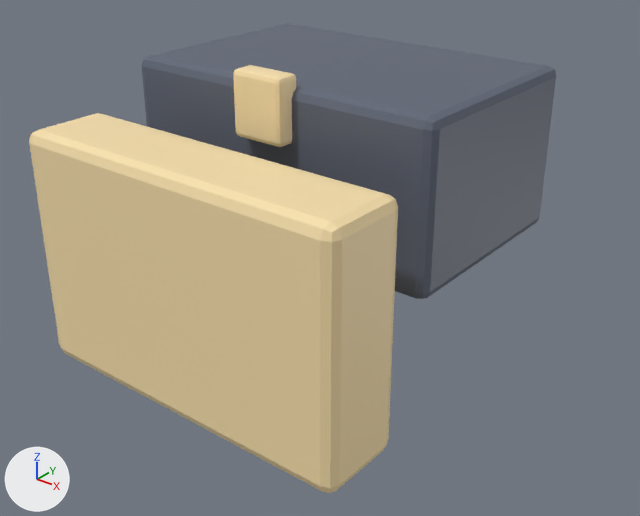
A saved change to the FBX model Assets/Models/Env_GoldenChest.fbx.
Both versions are drawn from a camera (50 mm lens) standing at (1.651, -2.186, 1.168) and looking at (0.001, -0.124, -0.111). Arrows for +X, +Y and +Z are at lower left; the lights stay in place. The picture after the commit comes second.

In view in the first picture: 'ChestBase', 'ChestLock', 'LidTop'.
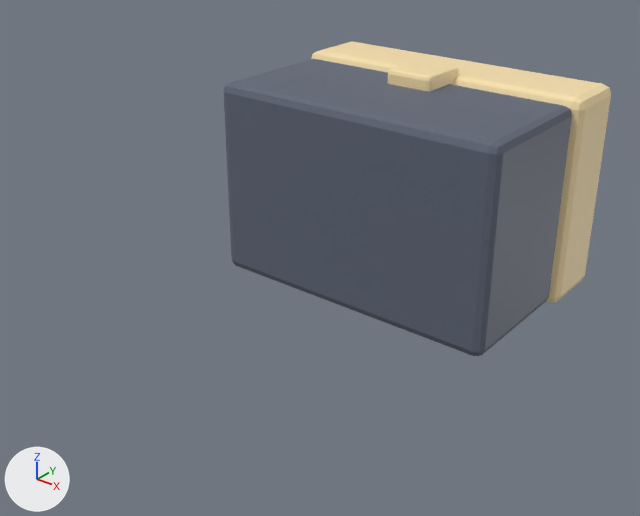
ob_env_goldenchest is not drawn itself; it is the parent of ob_chestlid, ob_chestlock, ob_chestbase.

What differs and where, as boxes (x1, y1, x2, y2) in the pictures (640 x 516 px):
'LidTop', turned, moved
    before: (29, 113, 398, 493)
    after: (311, 41, 611, 302)
'ChestBase', turned
    before: (142, 23, 556, 299)
    after: (224, 59, 572, 356)
'ChestLock', turned
    before: (233, 65, 296, 147)
    after: (388, 60, 459, 91)

Edits to the bpy script that builds the scene:
```text
Change ob_lidtop:
    ob_lidtop.rotation_euler: (1.571, 0.0, 0.0) -> (0.0, 0.0, 0.0)  # degrees (90, 0, 0) -> degrees (0, 0, 0)
    ob_lidtop.location: (0.0, -0.18, 0.86) -> (0.0, 0.0, 0.0)
Change ob_env_goldenchest:
    ob_env_goldenchest.rotation_euler: (1.571, 0.0, 0.0) -> (0.0, 0.0, 0.0)  # degrees (90, 0, 0) -> degrees (0, 0, 0)
```
